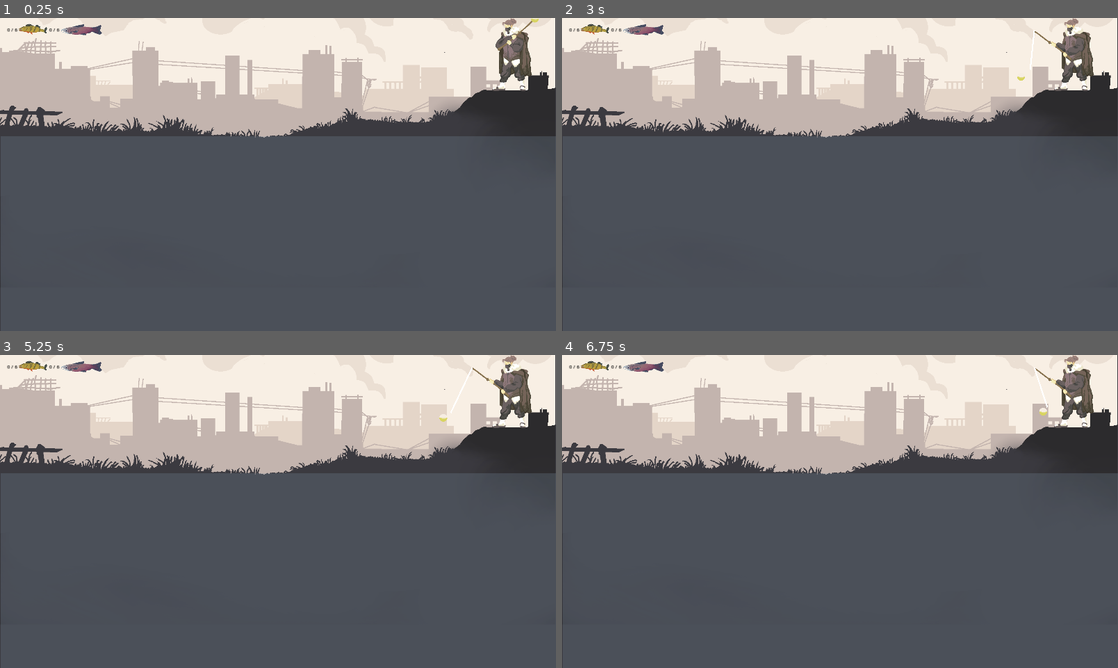
Above: before the commit, frames 1-4 (two rows, left to right).
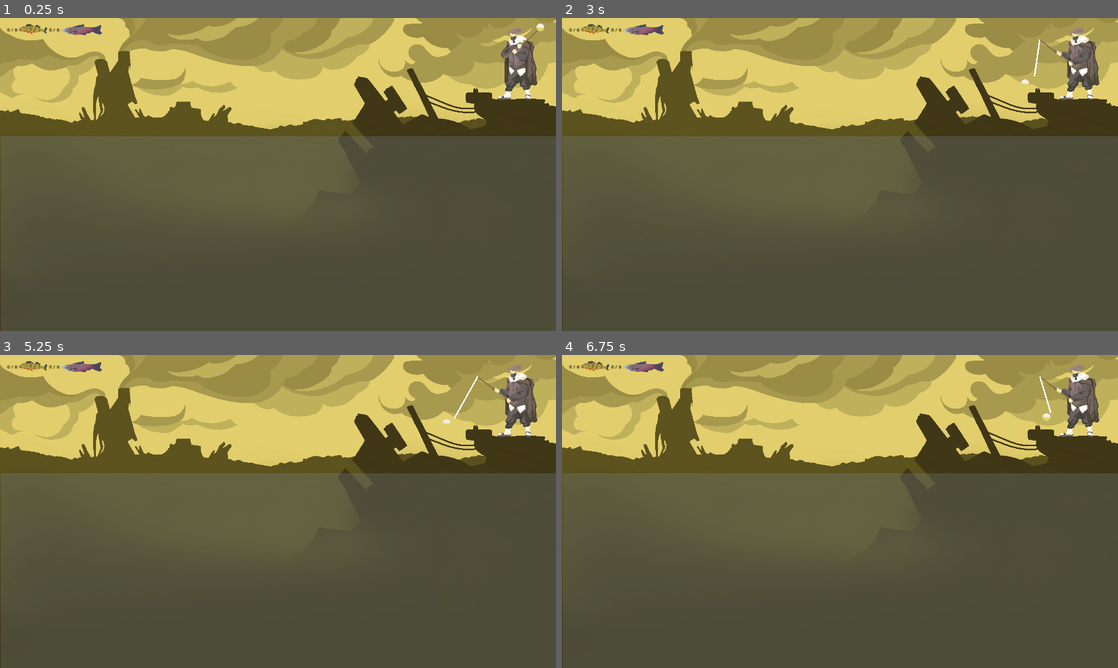
Above: after the commit, the same moments.

Repository: RajwolChapagain/Fishing-Mini-Game
Game: Godot game, scene res://level2/level_2.tscn
Same seed, same stepped clock (60 frames per second), same inputs: the game is played once before the commit and once after it. This scene is started directly instead of the project's main scene.
Inputs (mouse positions are in pixels of both pictures, inside the frame that each line leads up to):
- Up to frame 1 (0.25 s): no input
- Up to frame 2 (3 s): tap Enter at 0.5, 2.75 s; move the mouse to (962, 158) at 0.52 s; press the mouse at (962, 158) at 0.53 s; move the mouse to (728, 190) at 1.27 s; release the mouse at (728, 190) at 1.28 s; click (728, 190) at 1.35 s; tap Space at 2 s; move the mouse to (895, 105) at 2.02 s; press the mouse at (895, 105) at 2.03 s; move the mouse to (812, 237) at 2.77 s; release the mouse at (812, 237) at 2.78 s; click (812, 237) at 2.85 s
- Up to frame 3 (5.25 s): move the mouse to (444, 558) at 3.52 s; press the mouse at (444, 558) at 3.53 s; tap Space at 4.25 s; move the mouse to (111, 464) at 4.27 s; release the mouse at (111, 464) at 4.28 s; click (111, 464) at 4.35 s; tap Enter at 5 s; move the mouse to (305, 511) at 5.02 s; press the mouse at (305, 511) at 5.03 s
- Up to frame 4 (6.75 s): move the mouse to (756, 433) at 5.77 s; release the mouse at (756, 433) at 5.78 s; click (756, 433) at 5.85 s; tap Space at 6.5 s; move the mouse to (962, 495) at 6.52 s; press the mouse at (962, 495) at 6.53 s

The runs differ from the first frame. In frame 1, 98% of the frame differs, in the area x 0-100%, y 0-100%; in frame 2, 98%; in frame 3, 98%; in frame 4, 98%.

Commit message:
Updated bg2

Diff:
--- a/level1/level_1.gd
+++ b/level1/level_1.gd
@@ -14,7 +14,6 @@
 	$Spawner.shore_line = $Shore.global_position.x - $Shore.texture.get_width() / 2
 	$Fisherman.water_level = $Water.global_position.y - $Water.texture.get_height() / 2
 	$HUD.set_num_small_fish_to_catch(small_fish_to_catch)
-	print(small_fish_to_catch)
 	$HUD.set_num_medium_fish_to_catch(medium_fish_to_catch)
 
 func on_fish_hooked(clicks):
--- a/level2/level_2.tscn
+++ b/level2/level_2.tscn
@@ -1,7 +1,8 @@
-[gd_scene load_steps=7 format=3 uid="uid://wugcu5pjp38i"]
+[gd_scene load_steps=8 format=3 uid="uid://wugcu5pjp38i"]
 
 [ext_resource type="PackedScene" uid="uid://lyh47ek8hgrb" path="res://level1/level_1.tscn" id="1_argad"]
 [ext_resource type="PackedScene" uid="uid://bs6f74nv1afax" path="res://level2/small_fish_l_2.tscn" id="2_6h40w"]
+[ext_resource type="Texture2D" uid="uid://e4hihj2envdc" path="res://level2/level_2_BG.png" id="2_h6g2w"]
 [ext_resource type="PackedScene" uid="uid://bnlybx8qud2wt" path="res://level2/medium_fish_l_2.tscn" id="3_htmr0"]
 [ext_resource type="PackedScene" uid="uid://cmatvjqjwu2e8" path="res://level2/big_fish_l_2.tscn" id="4_jowjc"]
 [ext_resource type="Texture2D" uid="uid://dusidxv8a1ka" path="res://level2/small_l2.png" id="5_grorh"]
@@ -11,6 +12,12 @@
 level = 2
 small_fish_to_catch = 6
 medium_fish_to_catch = 6
+
+[node name="Background" parent="." index="0"]
+texture = ExtResource("2_h6g2w")
+
+[node name="Fisherman" parent="." index="1"]
+position = Vector2(1748, 156)
 
 [node name="Spawner" parent="." index="2"]
 fishes = Array[PackedScene]([ExtResource("2_6h40w"), ExtResource("3_htmr0")])
Binary file added: level2/level_2_BG.png
Not shown, added: level2/level_2_BG.png.import
Binary file added: level2/level_2_BG.webp
Not shown, added: level2/level_2_BG.webp.import
